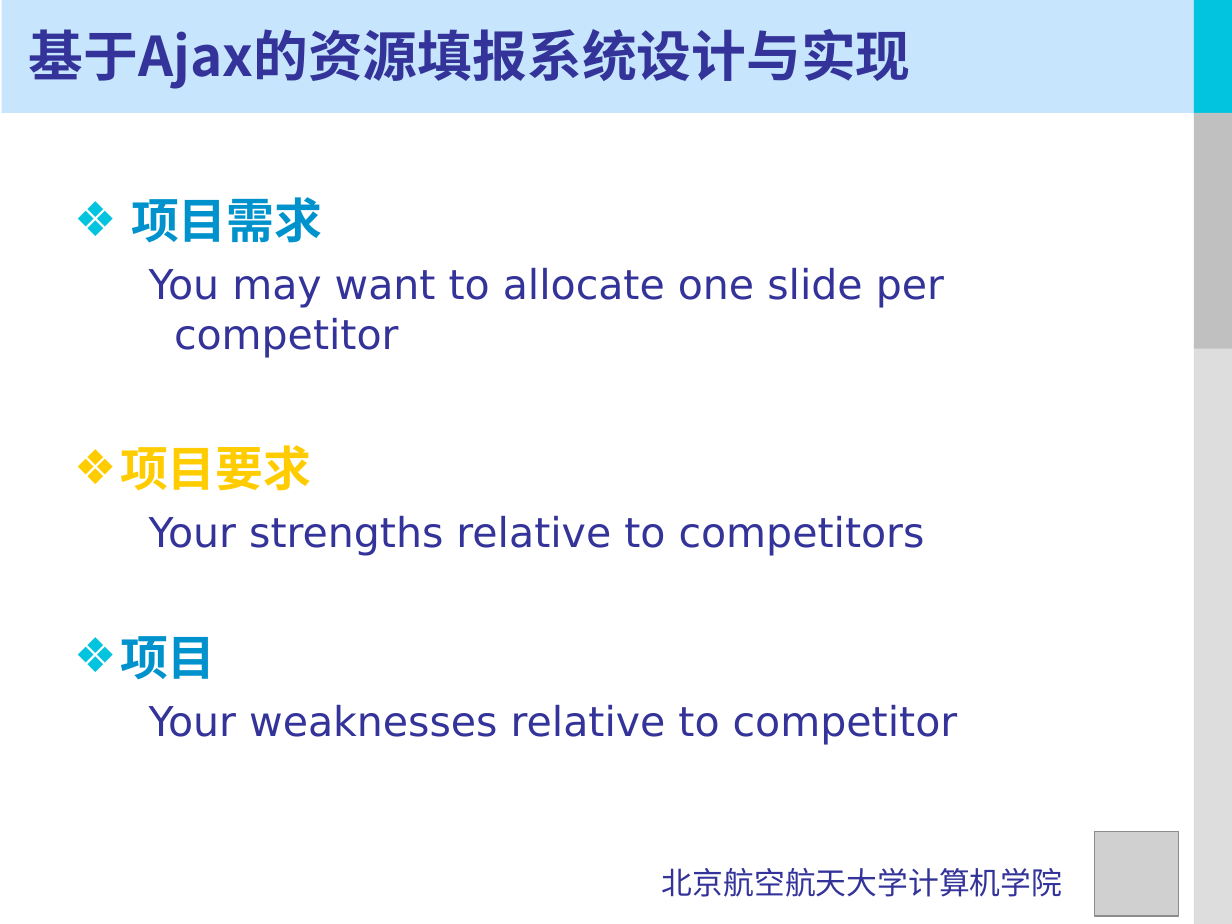
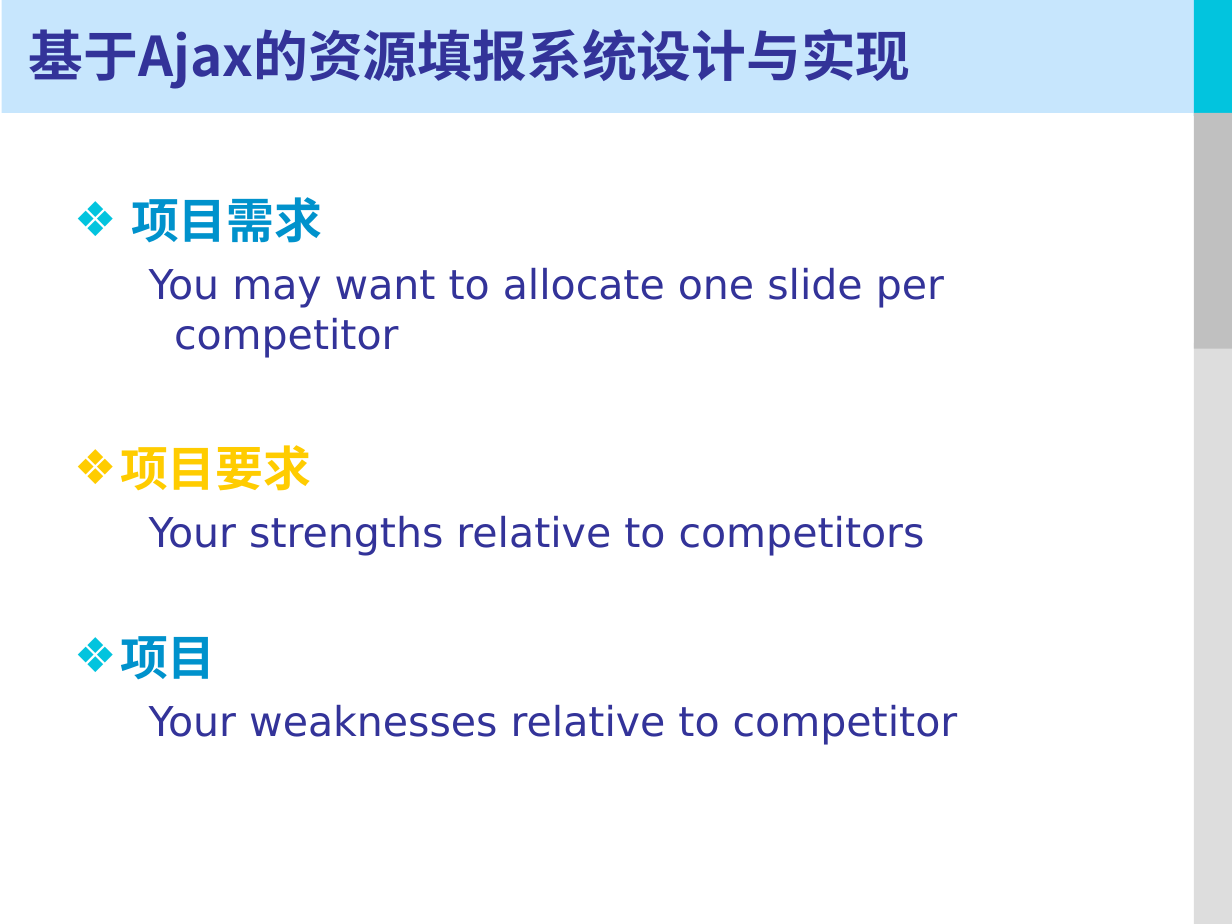
Before and after one commit to ruikaka16/resourcesystem, a slide deck: slide 2 of buaa/project/doc/毕设答辩.ppt. Drawn at 1232x924 pixels with LibreOffice and Linux fonts; fonts in the diff are those of the drawing; grey boxes stand for pictures. Boxes give left, top, right and bottom in pixels: in the first picture for what was removed or moved away, otherwise in the second. Text is boxed around its words. In the diff, an @@ line names an element or a change of style, - is before the commit and + after.

```diff
--- a/buaa/project/doc/毕设答辩.ppt
+++ b/buaa/project/doc/毕设答辩.ppt
@@ picture removed at [1094,832,1179,917] @@
@@ rectangle added at [641,857,1190,922], fill #FFFFFF @@
@@ text removed at [662,868,1062,897] @@
-北京航空航天大学计算机学院
```
Also in this commit, not shown: 10 other slides changed, 1 other file.
